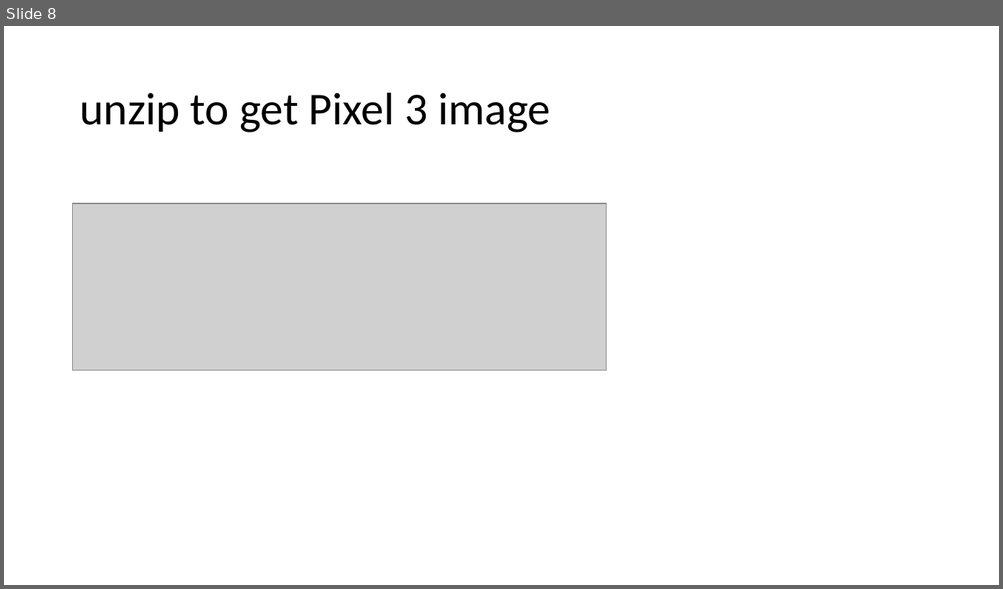
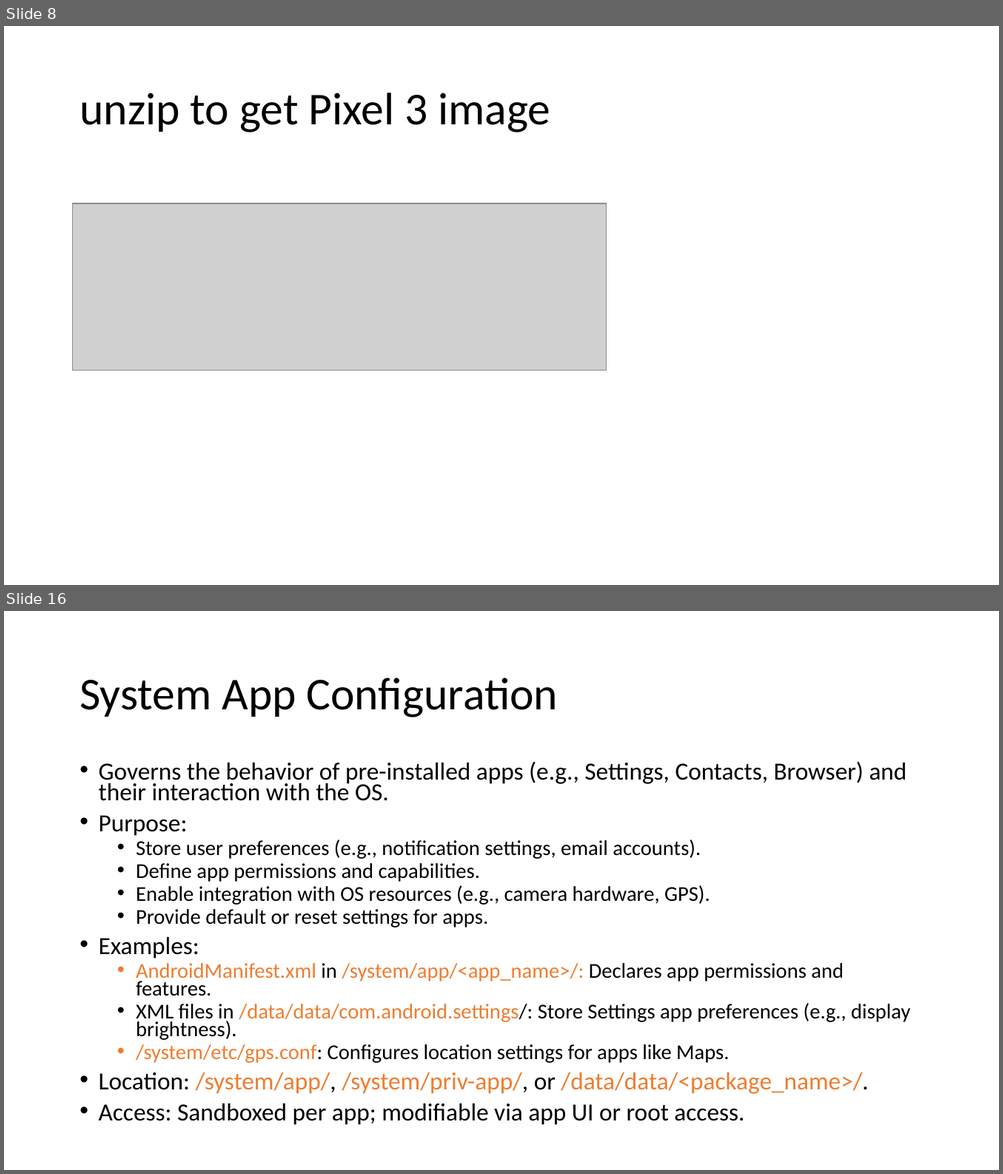
Before and after one commit to frankwxu/digital-forensics-lab, a slide deck: Android10/1_Pixel3_Image.pptx. Shown one above the other, each under a label of ours: slide 8 before the commit, slides 8 and 16 after it; the slides between them are not shown. The pictures are 1003x589 and 1003x1174 pixels, drawn with LibreOffice and Linux fonts; fonts in the diff are those of the drawing; grey boxes stand for pictures; background and template pictures are left out. Boxes give left, top, right and bottom in pixels: in the first picture for what was removed or moved away, otherwise in the second. Text is boxed around its words. In the diff, an @@ line names an element or a change of style, - is before the commit and + after.

```diff
--- a/Android10/1_Pixel3_Image.pptx
+++ b/Android10/1_Pixel3_Image.pptx
@@ slide 16 added at (4,611,999,1170), background #FFFFFF @@
@@ title added at (79,678,558,718), 44 pt, text #000000 @@
+System App Configuration
@@ text added at (99,762,910,1125), 20.4 pt, text #000000 @@
+• Governs the behavior of pre-installed apps (e.g., Settings, Contacts, Browser) and their interaction with the OS.
+• Purpose:
+  • Store user preferences (e.g., notification settings, email accounts).
+  • Define app permissions and capabilities.
+  • Enable integration with OS resources (e.g., camera hardware, GPS).
+  • Provide default or reset settings for apps.
+• Examples:
+  • AndroidManifest.xml in /system/app/<app_name>/: Declares app permissions and features.
+  • XML files in /data/data/com.android.settings/: Store Settings app preferences (e.g., display brightness).
+  • /system/etc/gps.conf: Configures location settings for apps like Maps.
+• Location: /system/app/, /system/priv-app/, or /data/data/<package_name>/.
+• Access: Sandboxed per app; modifiable via app UI or root access.
```
Also in this commit, not shown: 1 slide changed, 10 other slides added, 1 other file.
